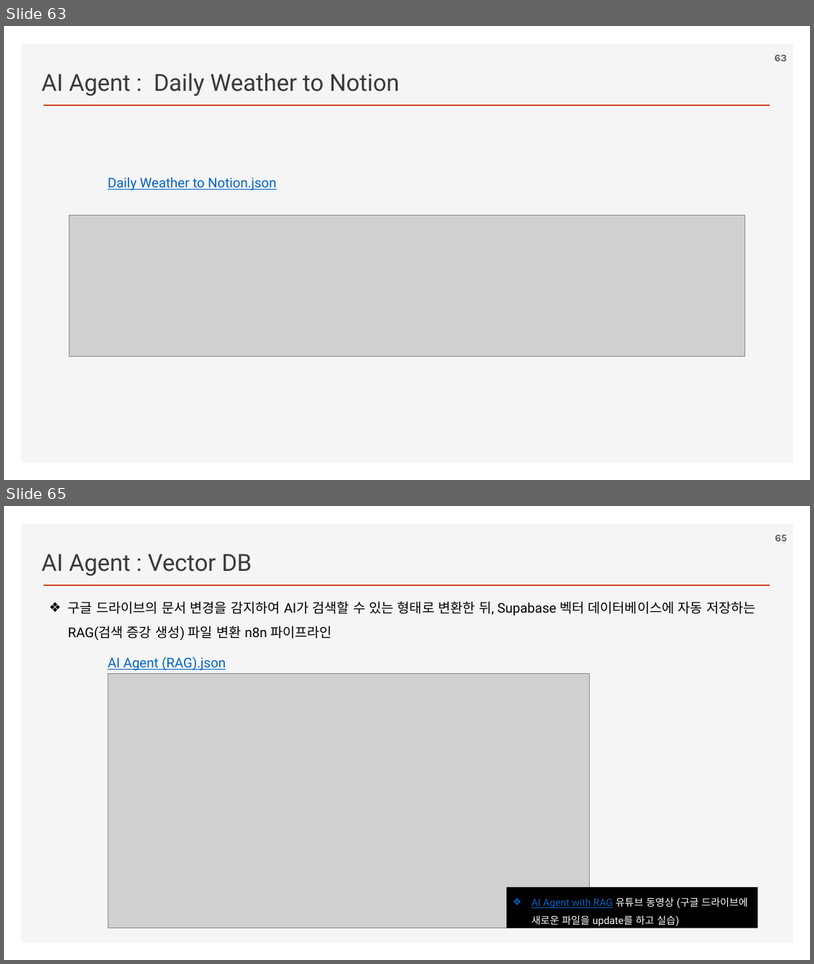
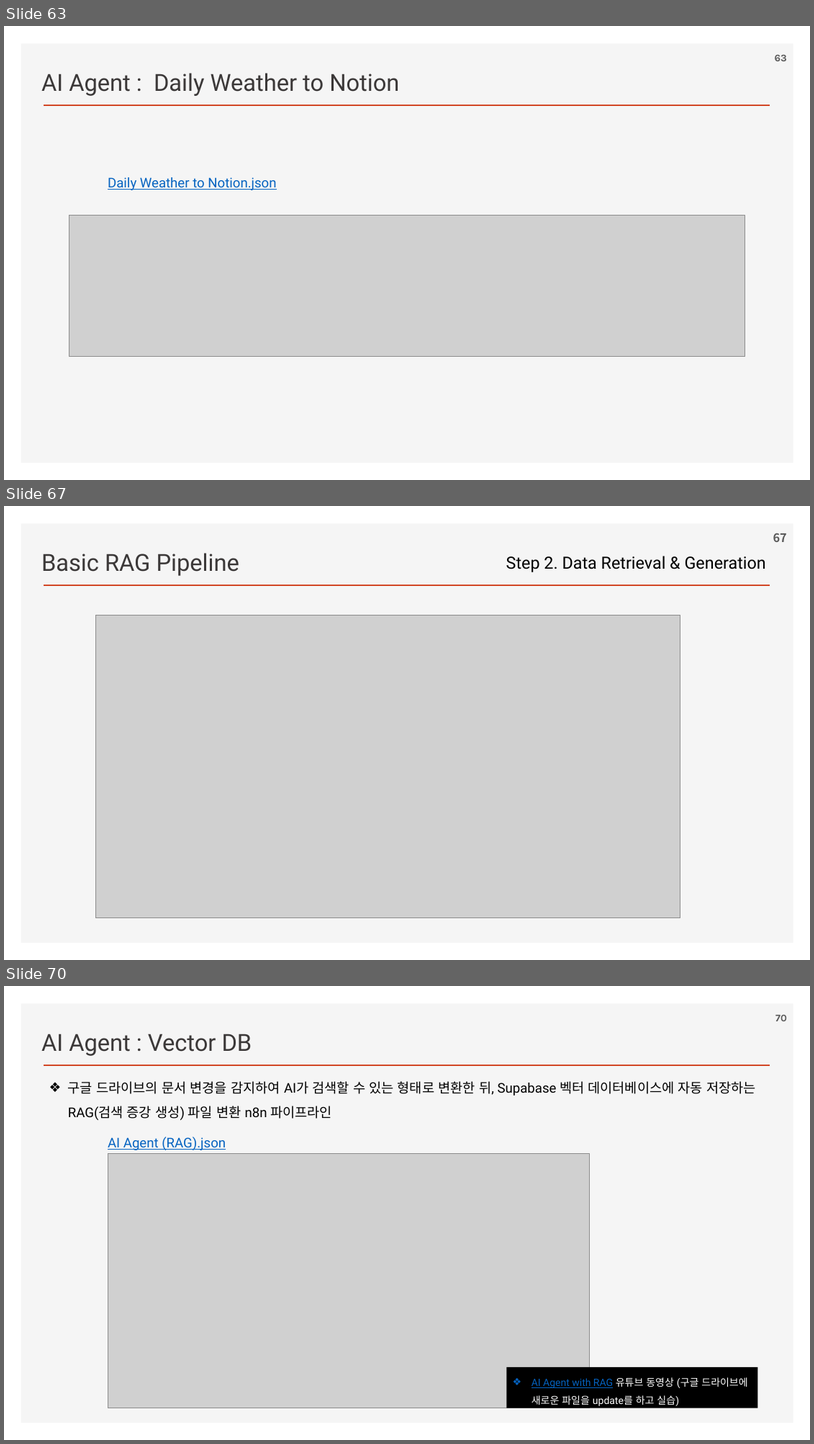
Before and after one commit to ancestor9/2026_Fall_AI-Workflow, a slide deck: PPTs/04_AI Workflow_n8n.pptx. Shown one above the other, each under a label of ours: slides 63 and 65 before the commit, slides 63, 67 and 70 after it; the slides between them are not shown. The pictures are 814x964 and 814x1444 pixels, drawn with LibreOffice and Linux fonts; fonts in the diff are those of the drawing; grey boxes stand for pictures; background and template pictures are left out. Boxes give left, top, right and bottom in pixels: in the first picture for what was removed or moved away, otherwise in the second. Text is boxed around its words. In the diff, an @@ line names an element or a change of style, - is before the commit and + after.

```diff
--- a/PPTs/04_AI Workflow_n8n.pptx
+++ b/PPTs/04_AI Workflow_n8n.pptx
@@ slide 67 added at (4, 506, 810, 960), background #FFFFFF; not listed: 2 template elements that a slide beside it also shows @@
@@ page number added at (774, 533, 787, 542), 14 pt, text #595959, bold @@
+67
@@ text added at (41, 553, 239, 576), 28 pt, text #3B3838 @@
+Basic RAG Pipeline
@@ text added at (507, 556, 766, 572), 20 pt, text #000000 @@
+Step 2. Data Retrieval & Generation
@@ picture added at (96, 615, 680, 917) @@
@@ what was slide 65 is now slide 70 @@
@@ page number at (776, 1015, 787, 1021): text changed @@
-65
+70
```
Also in this commit, not shown: 5 slides changed, 8 other slides added.
